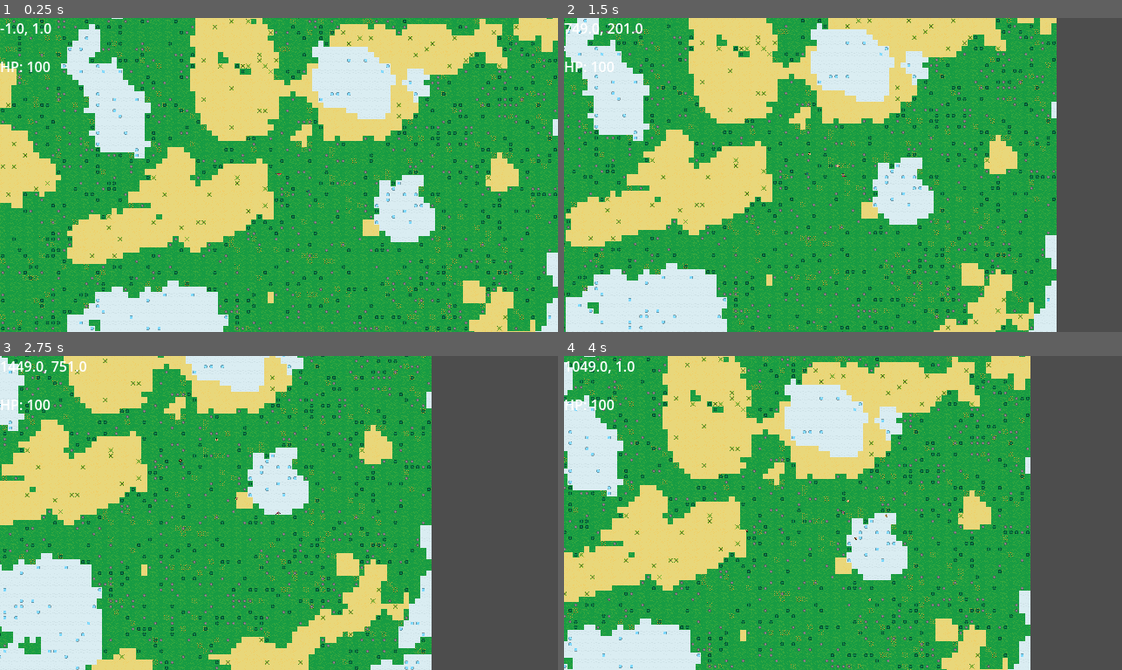
Above: before the commit, frames 1-4 (two rows, left to right).
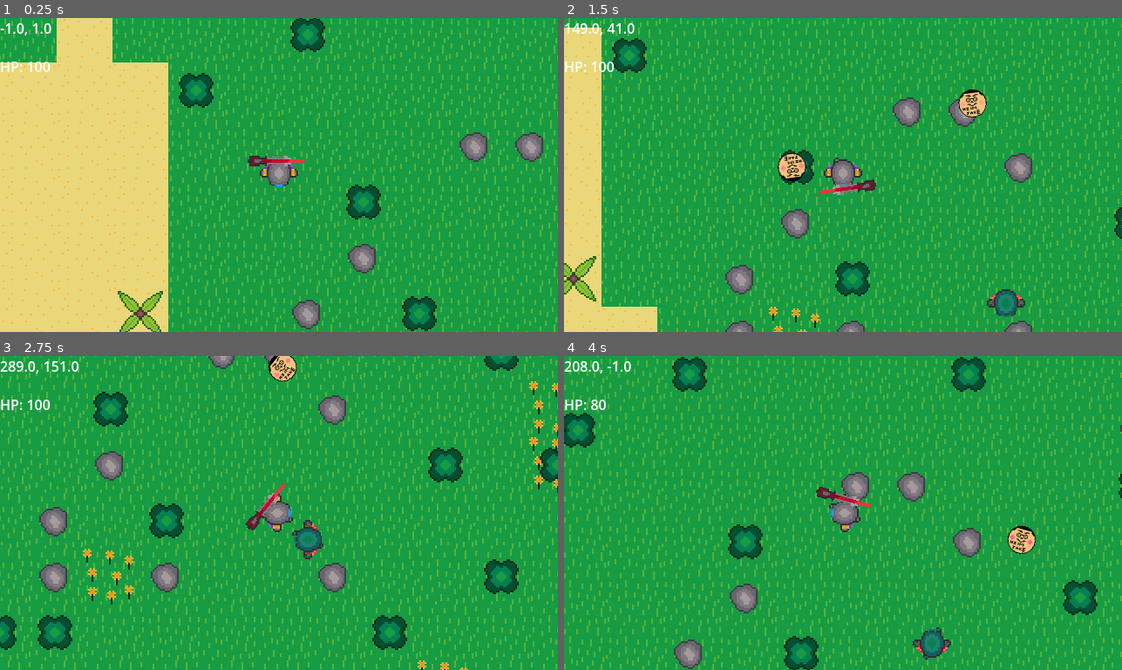
Above: after the commit, the same moments.

Repository: coder1015/real-roguelite
Game: Godot game, scene res://Scenes/Main.tscn
Two runs of this game, one before a commit and one after it. Both use one fixed random seed, a clock stepped at 60 frames per second and the inputs below.
Inputs (mouse positions are in pixels of both pictures, inside the frame that each line leads up to):
- Up to frame 1 (0.25 s): no input
- Up to frame 2 (1.5 s): tap Enter at 0.5 s; move the mouse to (965, 159) at 0.52 s; hold D (move_right) 0.53-1.28 s; click (965, 159) at 0.6 s; move the mouse to (731, 190) at 1.27 s; hold S (move_down) from 1.28 s (still down); click (731, 190) at 1.35 s
- Up to frame 3 (2.75 s): move the mouse to (334, 443) at 2.02 s; release S (move_down) at 2.03 s; hold D (move_right) from 2.03 s (still down); click (334, 443) at 2.1 s
- Up to frame 4 (4 s): move the mouse to (815, 575) at 2.77 s; release D (move_right) at 2.78 s; hold W (move_up) 2.78-3.53 s; click (815, 575) at 2.85 s; move the mouse to (1010, 560) at 3.52 s; hold A (move_left) from 3.53 s (still down); click (1010, 560) at 3.6 s

The runs differ from the first frame. In frame 1, 63% of the frame differs, in the area x 0-100%, y 0-100%; in frame 2, 66%; in frame 3, 66%; in frame 4, 66%.

Commit message:
big changes little progress

Diff:
--- a/real-roguelike-godot-name/Scenes/enemy.tscn
+++ b/real-roguelike-godot-name/Scenes/enemy.tscn
@@ -82,6 +82,8 @@
 
 [node name="Enemy" type="CharacterBody2D" unique_id=1191545895]
 scale = Vector2(0.06, 0.06)
+collision_layer = 4
+collision_mask = 2
 script = ExtResource("1_1f0kj")
 
 [node name="AnimatedSprite2D" type="AnimatedSprite2D" parent="." unique_id=565102448]
@@ -91,7 +93,7 @@
 frame_progress = 0.8780206
 
 [node name="detection_area" type="Area2D" parent="." unique_id=1963384033]
-collision_layer = 2
+collision_layer = 32
 collision_mask = 2
 
 [node name="CollisionShape2D" type="CollisionShape2D" parent="detection_area" unique_id=996963332]
--- a/real-roguelike-godot-name/Scenes/player.tscn
+++ b/real-roguelike-godot-name/Scenes/player.tscn
@@ -75,7 +75,8 @@
 
 [node name="Player" type="CharacterBody2D" unique_id=627700811]
 position = Vector2(-6, 18)
-collision_layer = 3
+collision_layer = 2
+collision_mask = 4
 motion_mode = 1
 script = ExtResource("1_4flbx")
 metadata/_edit_group_ = true
@@ -88,7 +89,6 @@
 [node name="Gun" parent="." unique_id=317674117 instance=ExtResource("3_6t5aa")]
 
 [node name="Camera2D" type="Camera2D" parent="." unique_id=1955031908]
-zoom = Vector2(0.1, 0.1)
 
 [node name="Hurtbox" type="Area2D" parent="." unique_id=1548996588]
 collision_layer = 2
--- a/real-roguelike-godot-name/Scripts/enemy.gd
+++ b/real-roguelike-godot-name/Scripts/enemy.gd
@@ -9,8 +9,8 @@
 var damage_cooldown = false
 
 func _ready() -> void:
+	motion_mode = CharacterBody2D.MOTION_MODE_FLOATING
 	$Hurtbox.hit_taken.connect(_on_hurtbox_hit_taken)
-	$Hitbox.area_entered.connect(_on_hitbox_area_entered)
 	$Hitbox.monitoring = true
 
 func _physics_process(delta):
@@ -18,31 +18,11 @@
 		var direction = (player.global_position - global_position).normalized()
 		velocity = direction * speed + knockback_velocity
 		_animate(direction)
+		check_player_overlap()
 	else:
 		velocity = knockback_velocity
-
 	move_and_slide()
 	knockback_velocity = knockback_velocity.lerp(Vector2.ZERO, 10 * delta)
-	check_player_overlap()
-
-func check_player_overlap():
-	if damage_cooldown:
-		return
-
-	for area in $Hitbox.get_overlapping_areas():
-		if area.is_in_group("hurtbox"):
-			var player = area.get_parent()
-
-			var direction = (player.global_position - global_position).normalized()
-			var knockback = direction * 300
-
-			player.take_damage(10, knockback)
-
-			damage_cooldown = true
-			await get_tree().create_timer(0.5).timeout
-			damage_cooldown = false
-
-			break
 
 func take_damage(damage: int, knockback: Vector2) -> void:
 	health -= damage
@@ -66,10 +46,20 @@
 
 func _on_hitbox_area_entered(area: Area2D) -> void:
 	if area.is_in_group("hurtbox"):
-		var player = area.get_parent()
+		var direction = (area.global_position - global_position).normalized()
+		var knockback = direction * 600
+		area.get_parent().take_damage(10, knockback)
+
+func check_player_overlap():
+	if damage_cooldown or player == null:
+		return
+	var distance = global_position.distance_to(player.global_position)
+	if distance < 40:  # tweak this number to match your hitbox size
 		var direction = (player.global_position - global_position).normalized()
-		var knockback = direction * 300
-		player.take_damage(10, knockback)
+		player.take_damage(10, direction * 600)
+		damage_cooldown = true
+		await get_tree().create_timer(0.5).timeout
+		damage_cooldown = false
 
 func _animate(direction):
 	$AnimatedSprite2D.play()
--- a/real-roguelike-godot-name/Scripts/hurtbox.gd
+++ b/real-roguelike-godot-name/Scripts/hurtbox.gd
@@ -8,5 +8,6 @@
 	area_entered.connect(_on_area_entered)
 
 func _on_area_entered(area: Area2D) -> void:
+	print("hurtbox detected: ", area.name)
 	if area.is_in_group("hitbox"):
 		emit_signal("hit_taken", area.damage, area.knockback_direction)
--- a/real-roguelike-godot-name/Scripts/player.gd
+++ b/real-roguelike-godot-name/Scripts/player.gd
@@ -1,13 +1,14 @@
 extends CharacterBody2D
 
 # speed is in pixels per second
-var speed: int = 1000
+var speed: int = 200
 var screen_size
 var hp: int = 100
 var invincible: bool = false
 var knockback_velocity: Vector2 = Vector2.ZERO
 
 func _ready() -> void:
+	motion_mode = CharacterBody2D.MOTION_MODE_FLOATING
 	screen_size = get_viewport_rect().size
 	$Hurtbox.hit_taken.connect(_on_hurtbox_hit_taken)
 	get_parent().get_node("HUD").update_hp(hp)
--- a/real-roguelike-godot-name/project.godot
+++ b/real-roguelike-godot-name/project.godot
@@ -56,6 +56,7 @@
 2d_physics/layer_3="enemies"
 2d_physics/layer_4="player_hitbox"
 2d_physics/layer_5="enemy_hitbox"
+2d_physics/layer_6="detection"
 
 [physics]
 
